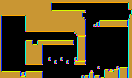
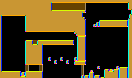
Layers edited between the first and the second 132×78 image:
showed "BackgroundTiles", painted on it over [left=25, top=3, right=86, bottom=75]
